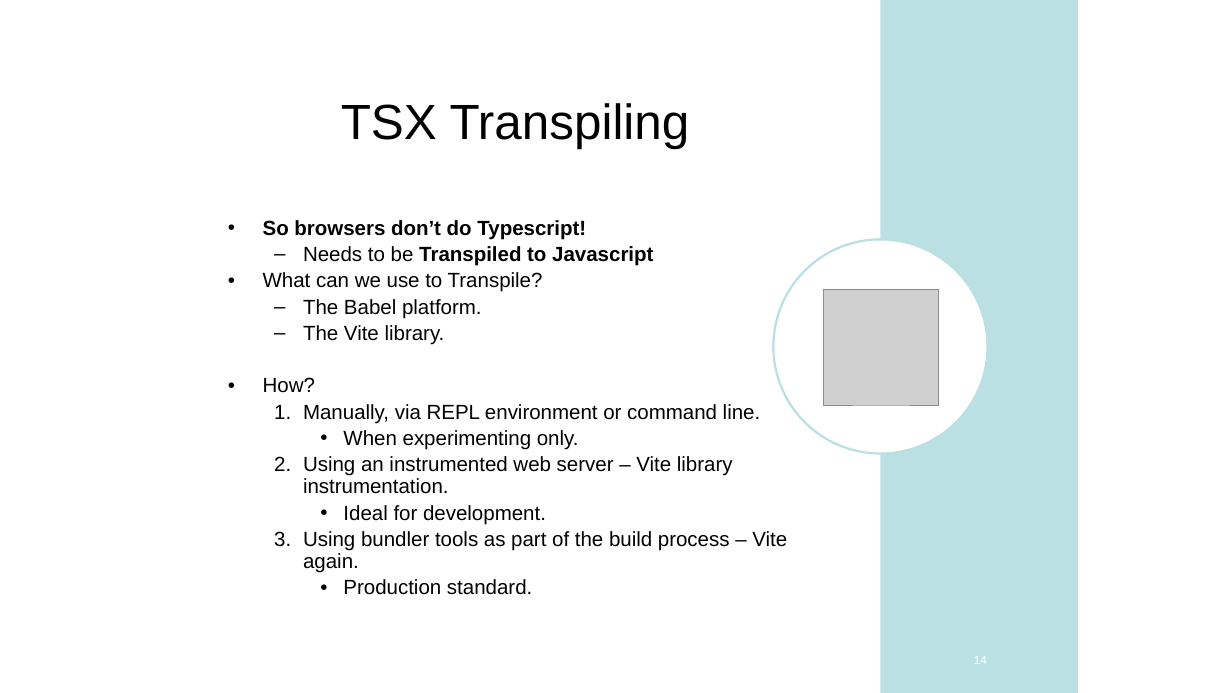
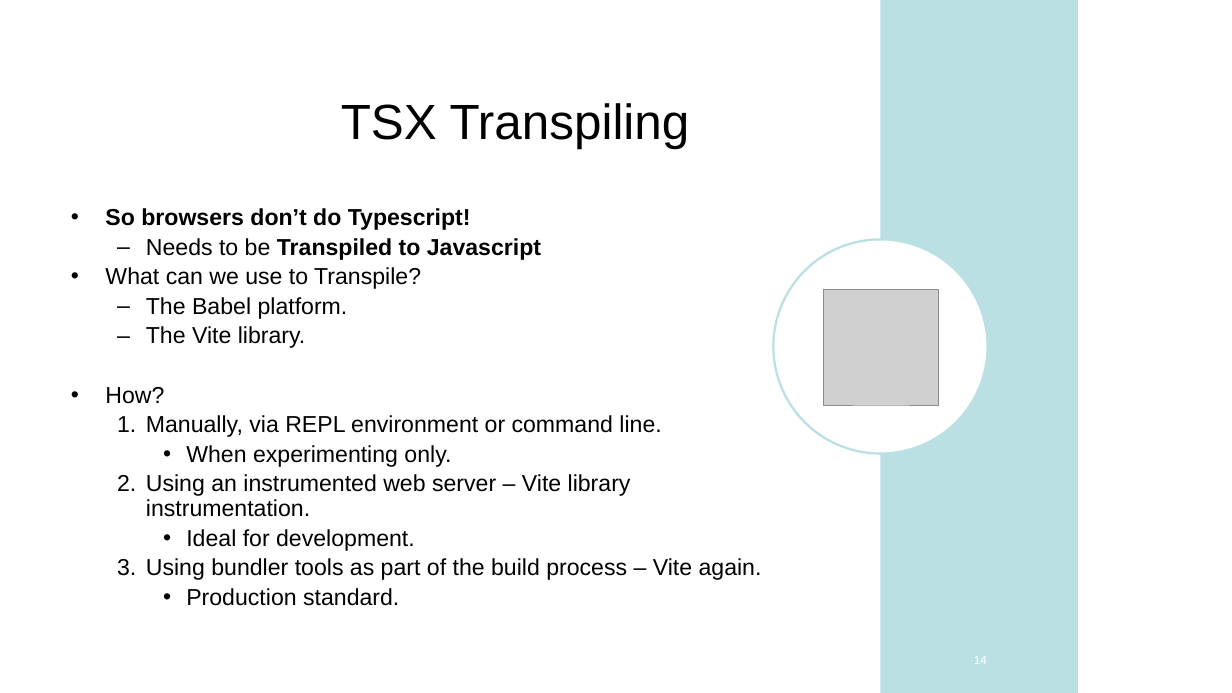
Before and after one commit to wit-hdip-comp-sci-2024/full-stack-2, a slide deck: slide 14 of topic-2/talk-1/ReactJS_01.pptx. Drawn at 1232x693 pixels with LibreOffice and Linux fonts; fonts in the diff are those of the drawing; grey boxes stand for pictures. Boxes give left, top, right and bottom in pixels: in the first picture for what was removed or moved away, otherwise in the second. Text is boxed around its words. In the diff, an @@ line names an element or a change of style, - is before the commit and + after.

```diff
--- a/topic-2/talk-1/ReactJS_01.pptx
+++ b/topic-2/talk-1/ReactJS_01.pptx
@@ text "So browsers don’t do Typescript!" moved from (x1=263, y1=220, x2=787, y2=595) to (x1=105, y1=208, x2=762, y2=606) @@
@@ text "So browsers don’t do Typescript!" at (x1=105, y1=208, x2=762, y2=606): size 16 to 18 pt @@
```
Also in this commit, not shown: 6 other slides changed, 22 slides removed, 20 other files.
